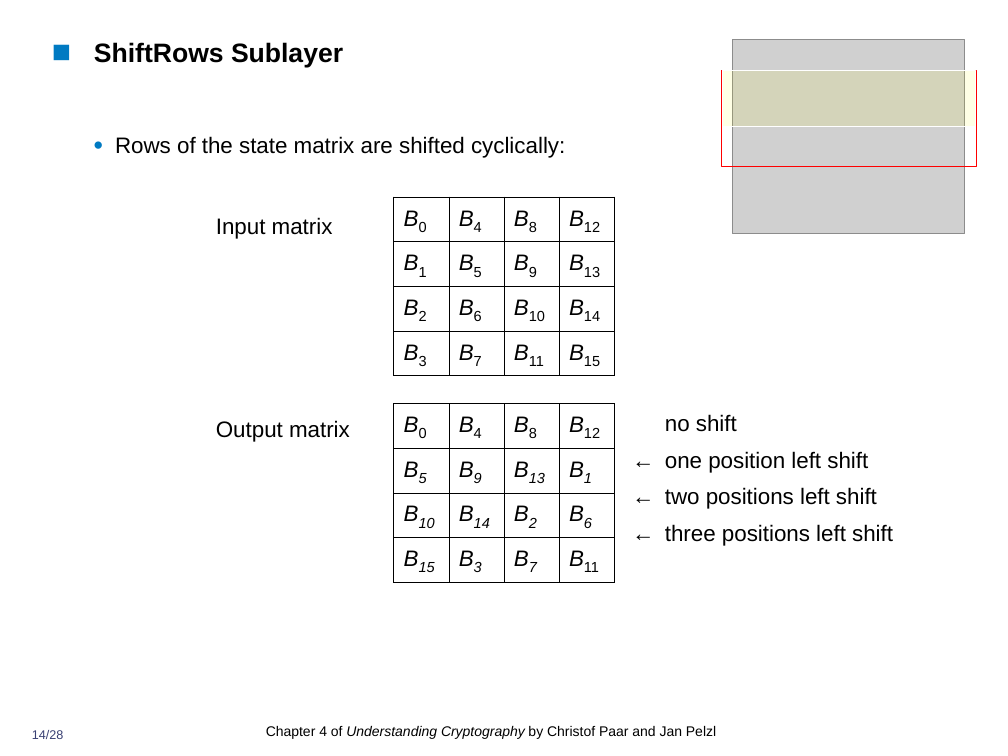
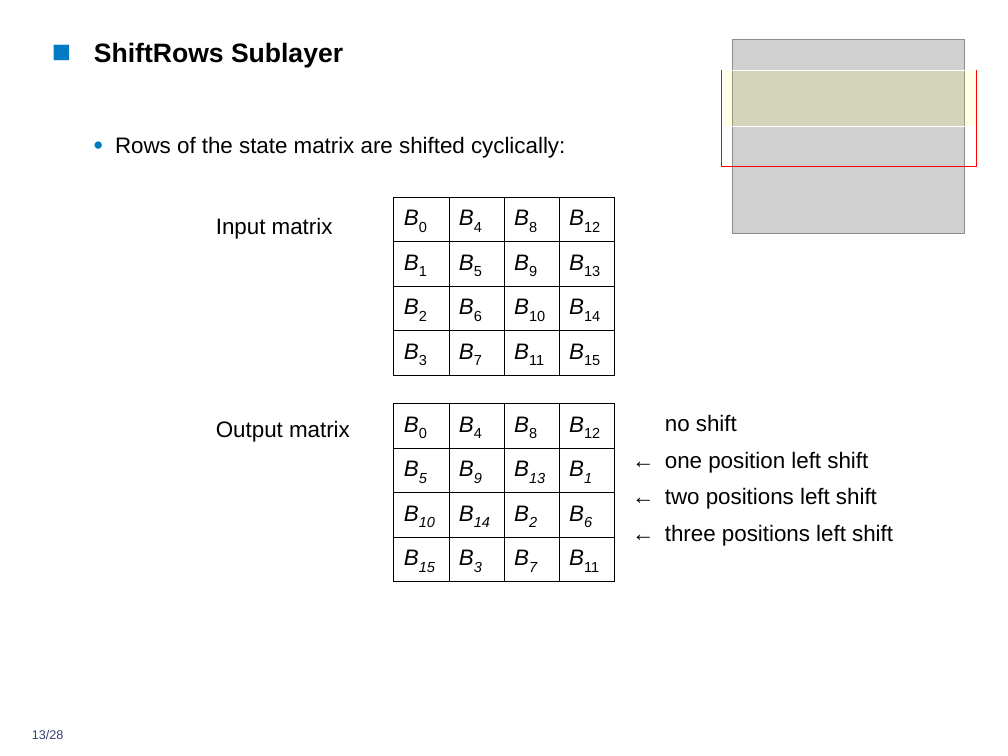
Before and after one commit to Emadalsuwat/emadalsuwat.github.io, a slide deck: slide 13 of cryptography/Lecture7.ppt (slide 14 before the commit). Drawn at 1008x756 pixels with LibreOffice and Linux fonts; fonts in the diff are those of the drawing; grey boxes stand for pictures. Boxes give left, top, right and bottom in pixels: in the first picture for what was removed or moved away, otherwise in the second. Text is boxed around its words. In the diff, an @@ line names an element or a change of style, - is before the commit and + after.

```diff
--- a/cryptography/Lecture7.ppt
+++ b/cryptography/Lecture7.ppt
@@ page number at box(32, 730, 64, 739): text changed @@
-14/28
+13/28
@@ text removed at box(266, 726, 716, 739) @@
-Chapter 4 of Understanding Cryptography by Christof Paar and Jan Pelzl
```
Also in this commit, not shown: 26 other slides changed, 1 slide removed.
